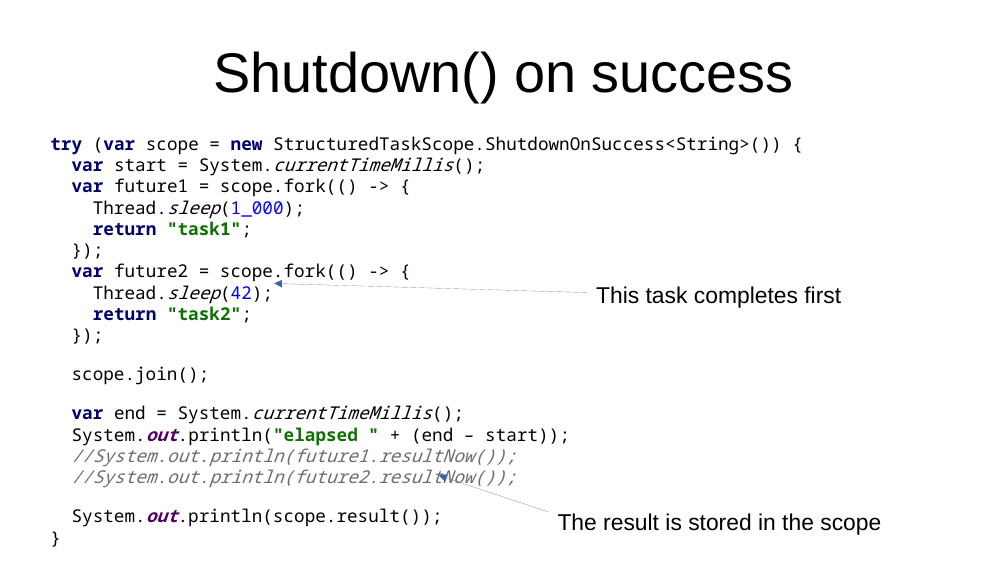
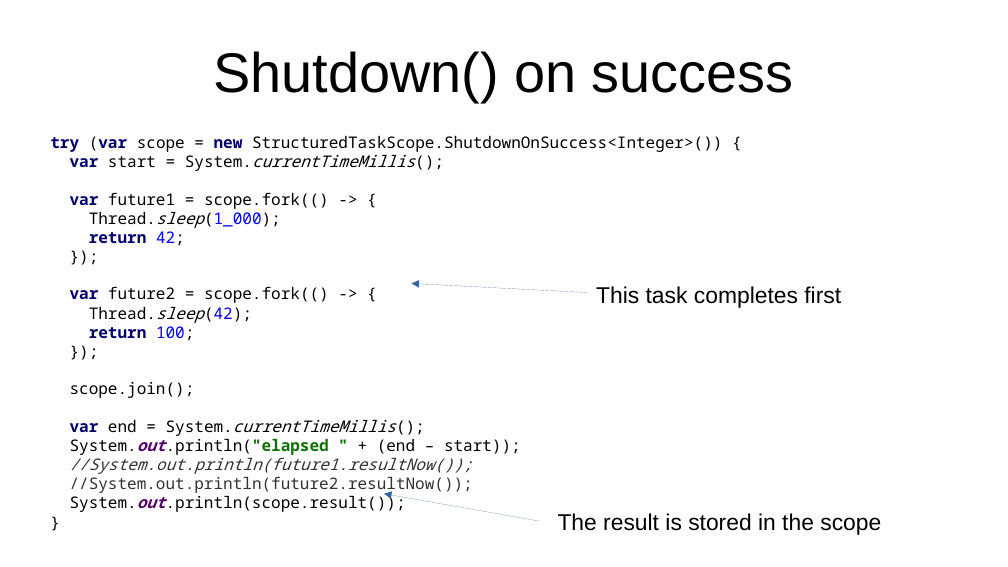
Before and after one commit to forax/loom-fiber, a slide deck: slide 51 of loom is looming.odp (slide 49 before the commit). Drawn at 1008x567 pixels with LibreOffice and Linux fonts; fonts in the diff are those of the drawing. Boxes give left, top, right and bottom in pixels: in the first picture for what was removed or moved away, otherwise in the second. Text is boxed around its words. In the diff, an @@ line names an element or a change of style, - is before the commit and + after.

Commit message:
update structured concurrency slides and examples

```diff
--- a/loom is looming.odp
+++ b/loom is looming.odp
@@ text at (50,135,722,341): text changed; size 13.9 to 12.6 pt @@
-try (var scope = new StructuredTaskScope.ShutdownOnSuccess<String>()) {
-var start = System.currentTimeMillis();
-var future1 = scope.fork(() -> {
-Thread.sleep(1_000);
-return "task1";
-});
-var future2 = scope.fork(() -> {
-Thread.sleep(42);
-return "task2";
-});
+try (var scope = new StructuredTaskScope.ShutdownOnSuccess<Integer>()) {
+var start = System.currentTimeMillis();
+var future1 = scope.fork(() -> {
+Thread.sleep(1_000);
+return 42;
+});
+var future2 = scope.fork(() -> {
+Thread.sleep(42);
+return 100;
+});
@@ arrow moved from (587, 293) - (274, 284) to (587, 293) - (412, 284) @@
@@ text at (70,382,195,398): size 13.9 to 12.6 pt in "scope.join();" @@
@@ text at (70,419,521,512): text changed; size 13.9 to 12.6 pt; italic off @@
-var end = System.currentTimeMillis();
-System.out.println("elapsed " + (end – start));
-//System.out.println(future1.resultNow());
-//System.out.println(future2.resultNow());
-System.out.println(scope.result());
-}
+var end = System.currentTimeMillis();
+System.out.println("elapsed " + (end – start));
+//System.out.println(future1.resultNow());
+//System.out.println(future2.resultNow());
+System.out.println(scope.result());
+}
@@ arrow moved from (549, 512) - (439, 476) to (540, 521) - (384, 494) @@
```
Also in this commit, not shown: 5 other slides changed, 2 slides added, 5 other files.
